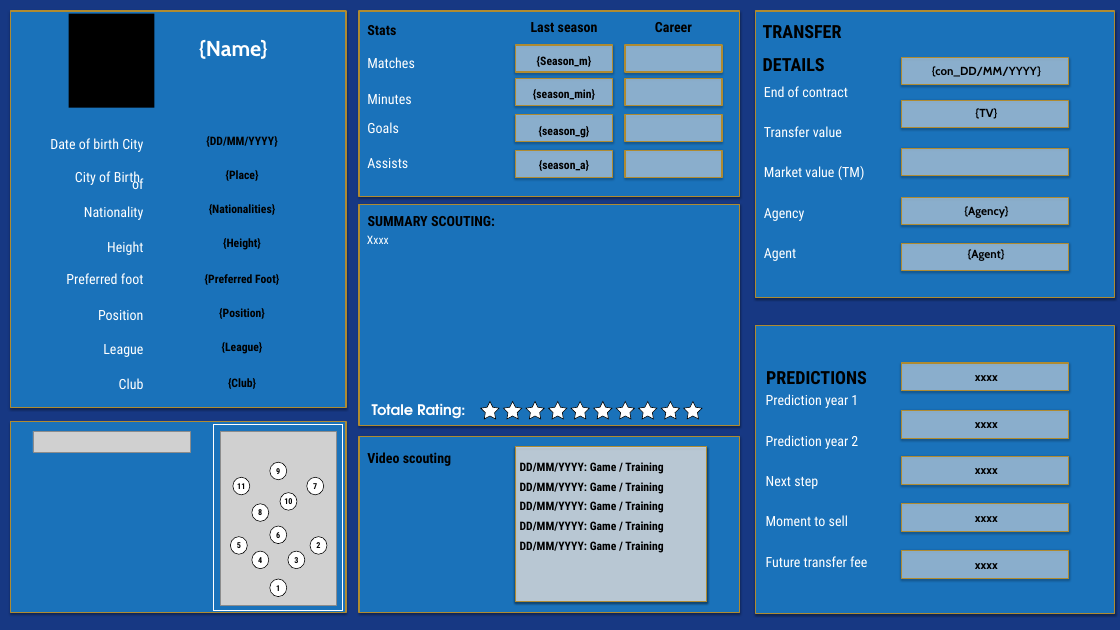
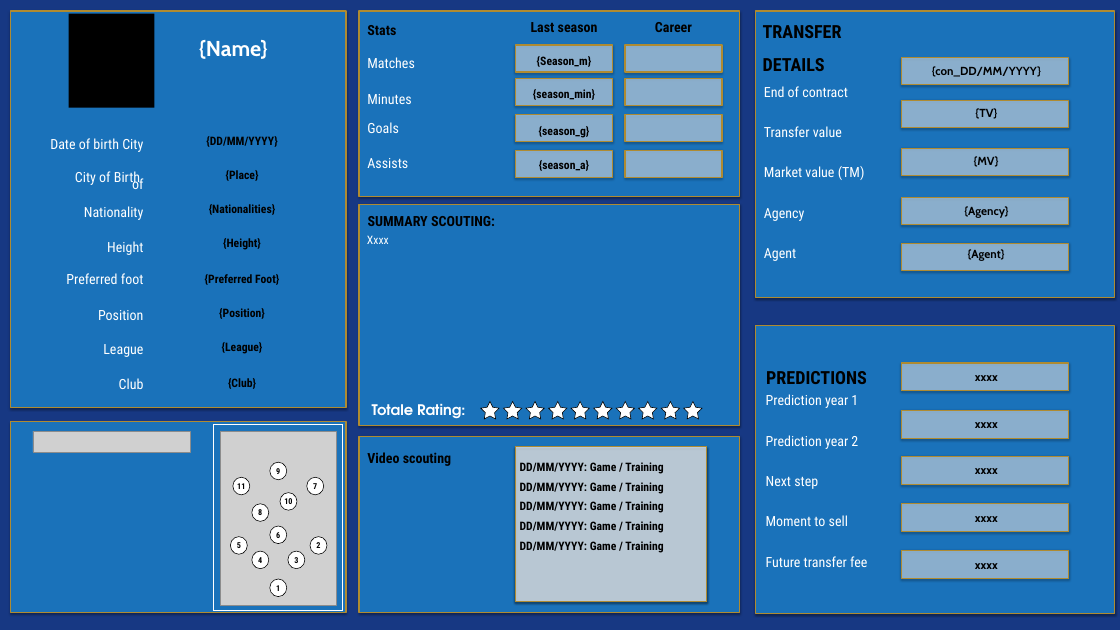
Before and after one commit to RoelandKramer/ScoutRapportje, a slide deck: slide 1 of TemplateScoutingsRapport.pptx. Drawn at 1120x630 pixels with LibreOffice and Linux fonts; fonts in the diff are those of the drawing; grey boxes stand for pictures; background and template pictures are left out. Boxes give left, top, right and bottom in pixels: in the first picture for what was removed or moved away, otherwise in the second. Text is boxed around its words. In the diff, an @@ line names an element or a change of style, - is before the commit and + after.

```diff
--- a/TemplateScoutingsRapport.pptx
+++ b/TemplateScoutingsRapport.pptx
@@ text added at (974,156,999,167), 20 pt, text #000000, bold @@
+{MV}
```
